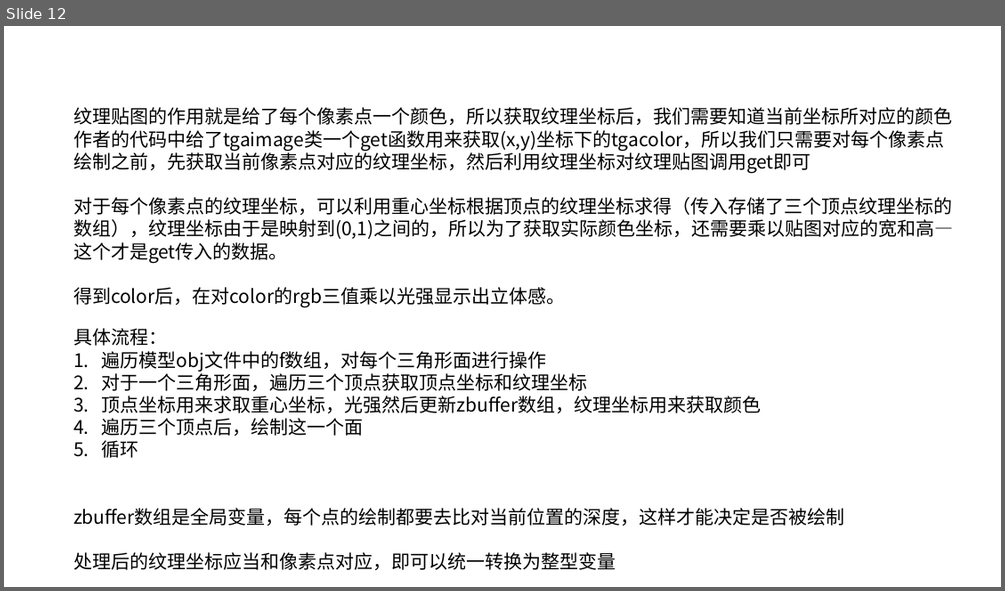
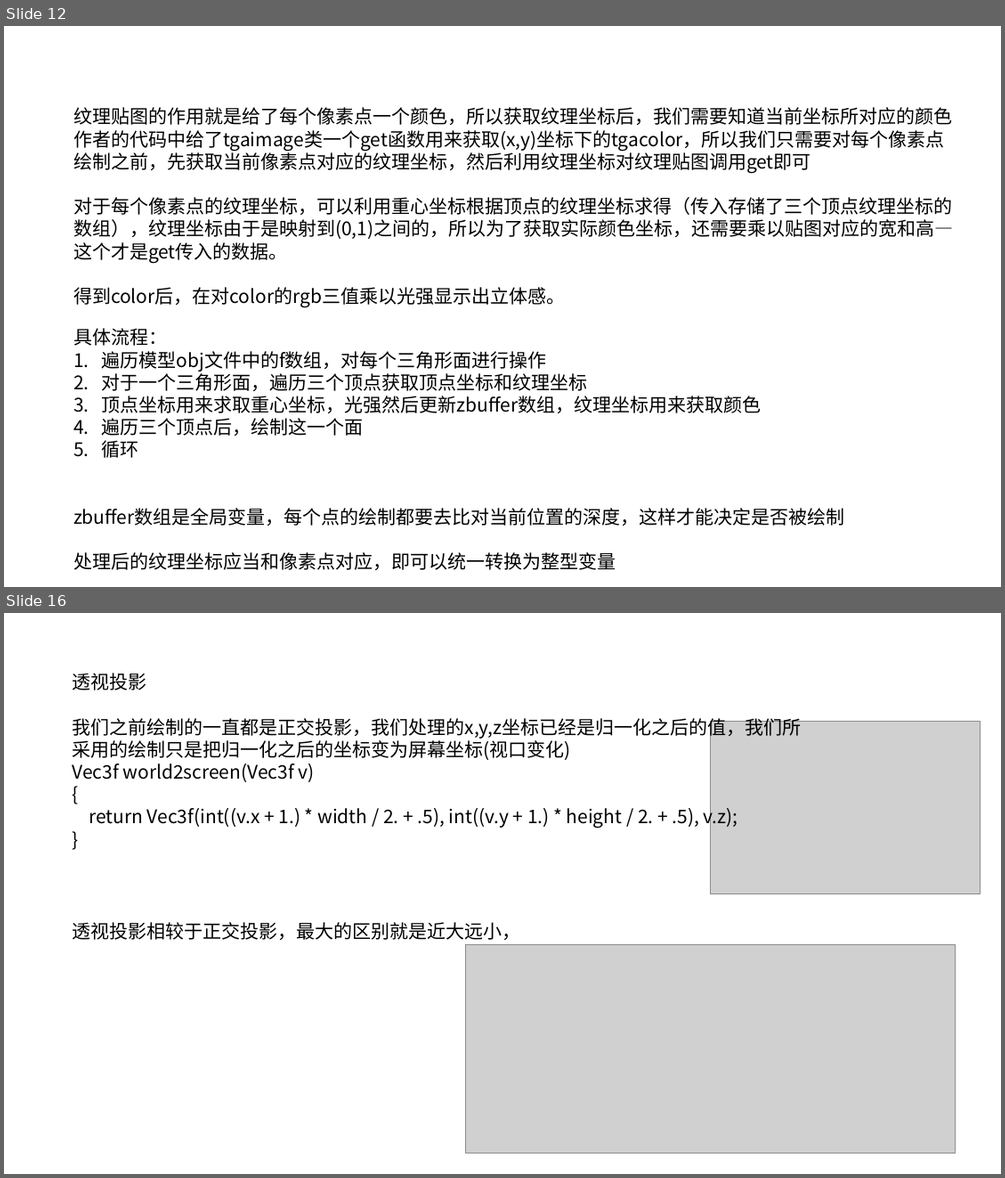
Before and after one commit to XTG111/Learn_tinyProject, a slide deck: render/TinyRenderer.pptx. Shown one above the other, each under a label of ours: slide 12 before the commit, slides 12 and 16 after it; the slides between them are not shown. The pictures are 1005x591 and 1005x1178 pixels, drawn with LibreOffice and Linux fonts; fonts in the diff are those of the drawing; grey boxes stand for pictures. Boxes give left, top, right and bottom in pixels: in the first picture for what was removed or moved away, otherwise in the second. Text is boxed around its words. In the diff, an @@ line names an element or a change of style, - is before the commit and + after.

Commit message:
透视投影变换
透视投影矩阵的获得，主要修改的就是x,y两个值在z=0平面上的位置。
近大远小

```diff
--- a/render/TinyRenderer.pptx
+++ b/render/TinyRenderer.pptx
@@ slide 16 added at (4,613,1001,1174), background #FFFFFF @@
@@ text added at (72,673,801,828), 18 pt, text #000000 @@
+透视投影
+我们之前绘制的一直都是正交投影，我们处理的x,y,z坐标已经是归一化之后的值，我们所采用的绘制只是把归一化之后的坐标变为屏幕坐标(视口变化)
+Vec3f world2screen(Vec3f v)
+{
+return Vec3f(int((v.x + 1.) * width / 2. + .5), int((v.y + 1.) * height / 2. + .5), v.z);
+}
@@ picture added at (711,722,979,893) @@
@@ text added at (72,922,520,940), 18 pt, text #000000 @@
+透视投影相较于正交投影，最大的区别就是近大远小，
@@ picture added at (465,944,955,1153) @@
```
Also in this commit, not shown: 6 other slides added, 35 other files.
